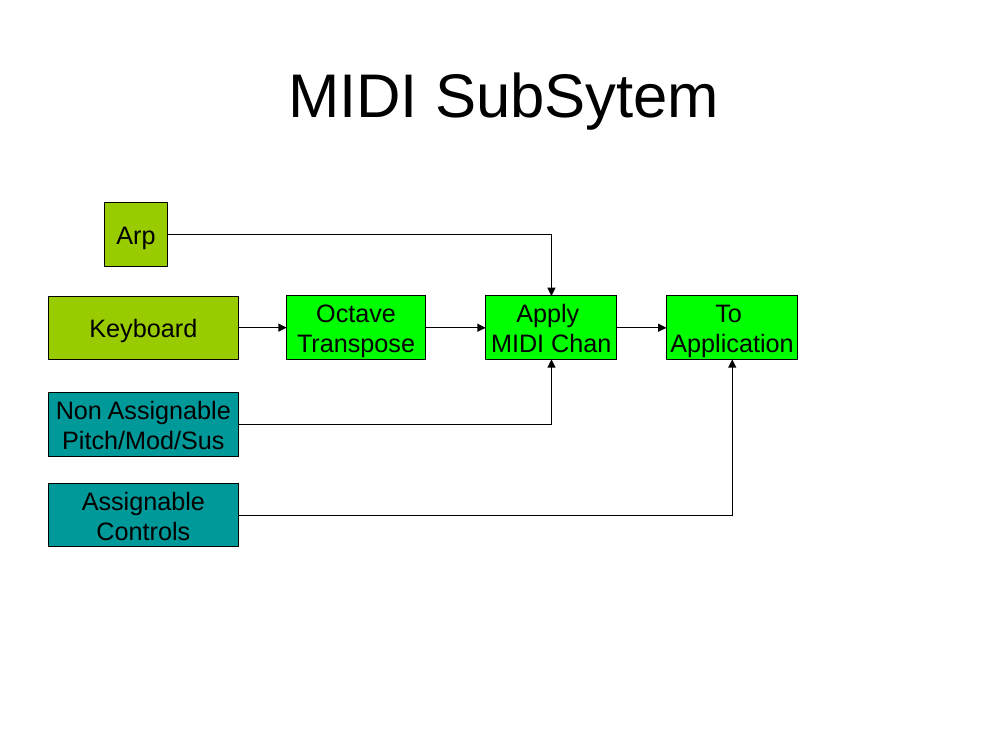
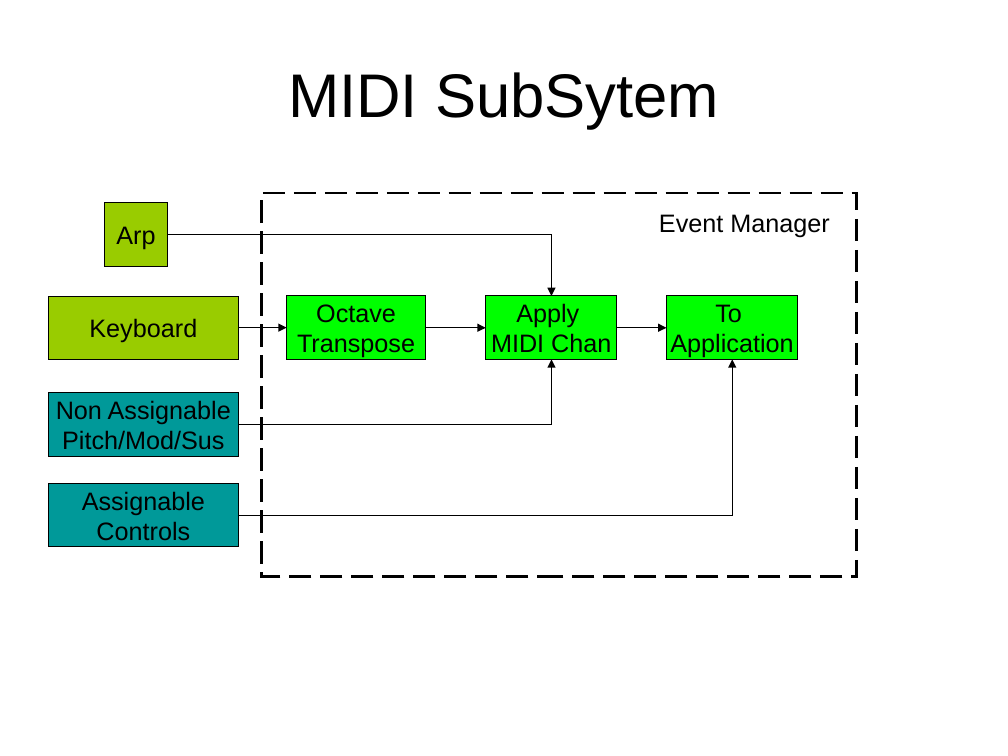
Before and after one commit to AdrianGin/NovationLaunchkey, a slide deck: slide 7 of NovationLaunchkey/res/TechDiagram.ppt (slide 6 before the commit). Drawn at 1008x756 pixels with LibreOffice and Linux fonts; fonts in the diff are those of the drawing. Boxes give left, top, right and bottom in pixels: in the first picture for what was removed or moved away, otherwise in the second. Text is boxed around its words. In the diff, an @@ line names an element or a change of style, - is before the commit and + after.

Commit message:
Added EventManagers and updated TechDiagram

```diff
--- a/NovationLaunchkey/res/TechDiagram.ppt
+++ b/NovationLaunchkey/res/TechDiagram.ppt
@@ rectangle added at (262,193,857,576), outline #000000 2.01 pt dashed @@
@@ text added at (659,214,829,238), 18 pt, text #000000 @@
+Event Manager
```
Also in this commit, not shown: 1 slide added, 10 other files.
